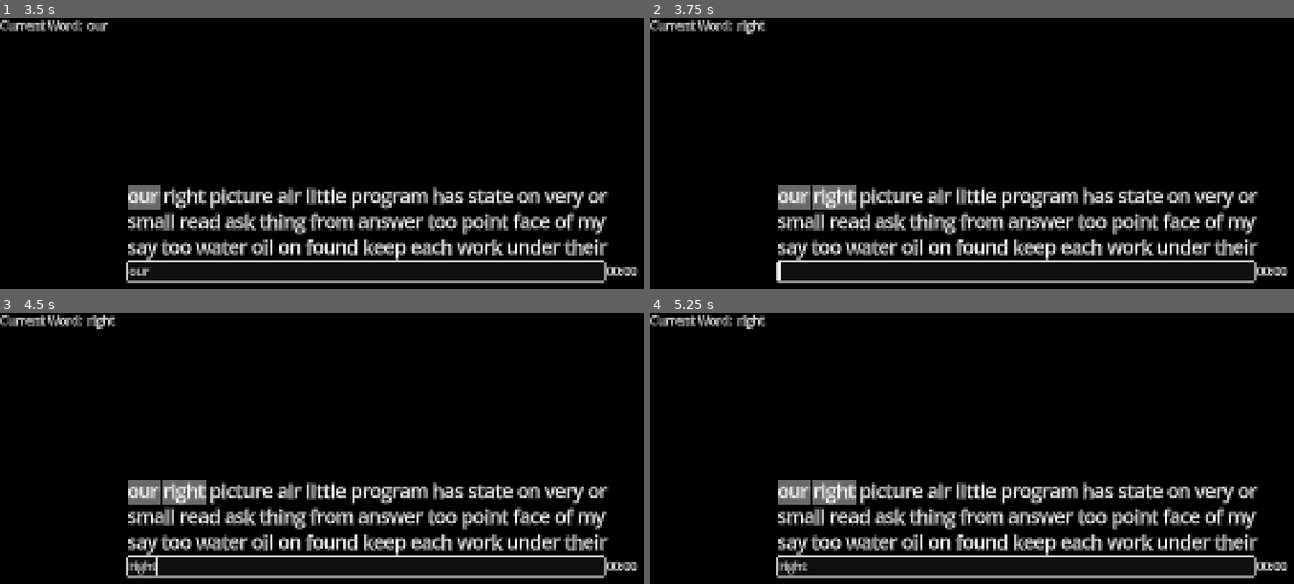
Above: before the commit, frames 1-4 (two rows, left to right).
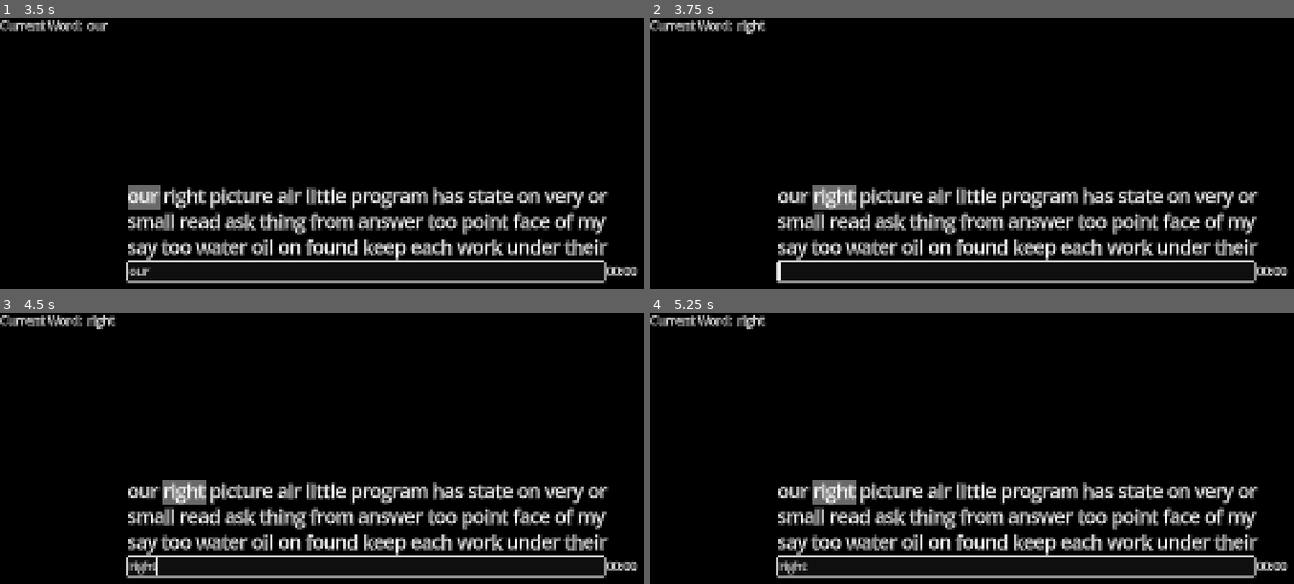
Above: after the commit, the same moments.

Repository: elensiel/typin-
Game: Godot game, scene res://scenes/main.tscn
Same seed, same stepped clock (60 frames per second), same inputs: the game is played once before the commit and once after it.
Inputs (mouse positions are in pixels of both pictures, inside the frame that each line leads up to):
- Up to frame 1 (3.5 s): click (367, 272) at 0.52 s; type "our" at 0.6 s; tap Enter at 1.25, 2.75 s; tap Space at 2 s
- Up to frame 2 (3.75 s): tap Space at 3.5 s
- Up to frame 3 (4.5 s): type "right" at 4.25 s
- Up to frame 4 (5.25 s): tap Enter at 5 s

Frame 1 is identical in both runs. In frame 2, 0.4% of the frame differs, in the area x 19-25%, y 61-71%; in frame 3, 0.4%; in frame 4, 0.4%.

Commit message:
fixed previous word tags

Diff:
--- a/globals/TextManager/text_manager.gd
+++ b/globals/TextManager/text_manager.gd
@@ -38,7 +38,7 @@
 	label.text = &""
 	add_text()
 
-func render_text(index: int = 0, correct: bool = true) -> void:
+func render_on_type(index: int = 0, correct: bool = true) -> void:
 	label.text = &""
 
 	if correct:
@@ -48,3 +48,14 @@
 
 	for word in current_text:
 		label.append_text(word + &" ")
+
+func render_on_submit(index: int, correct: bool) -> void:
+	label.text = &""
+
+	if correct:
+		current_text[index] = TypingManager.current_word
+	else:
+		current_text[index] = tag_helper.draw_underline(TypingManager.current_word)
+
+	for word in current_text:
+		label.append_text(word + &" ")
--- a/globals/TypingManager/typing_manager.gd
+++ b/globals/TypingManager/typing_manager.gd
@@ -10,11 +10,6 @@
 	print("TypingManager: Connecting " + str(node))
 	line_edit = node
 	line_edit.connect(&"text_changed", Callable.create(self, &"_on_line_edit_text_changed"))
-
-func evaluate(word: String) -> void:
-	if word_evaluator.is_word_correct(word, current_word):
-		return TextManager.render_text(pointer)
-	TextManager.render_text(pointer, false)
 
 func new_test() -> void:
 	pointer = 0
@@ -31,7 +26,7 @@
 
 	pointer += 1
 	current_word = TextManager.current_text[pointer]
-	TextManager.render_text(pointer)
+	TextManager.render_on_type(pointer)
 	ObjectReferences.debug_test.current_word_value.text = current_word # DEBUG
 
 func _on_line_edit_text_changed(new_text: String) -> void:
@@ -46,14 +41,16 @@
 
 	# submit and evaluate
 	if new_text.ends_with(&" "):
-		evaluate(new_text.trim_suffix(&" "))
+		var is_correct: bool = word_evaluator.is_word_correct(new_text.trim_suffix(&" "), current_word)
+		TextManager.render_on_submit(pointer, is_correct)
 		next_word()
 	# bandaid for the not submitting if typed too fast bug
 	elif new_text.contains(&" "):
 		var index := new_text.find(&" ")
-		evaluate(new_text.substr(0, index))
+		var is_correct: bool = word_evaluator.is_word_correct(new_text.substr(0, index), current_word)
+		TextManager.render_on_submit(pointer, is_correct)
 		next_word()
 		line_edit.insert_text_at_caret(new_text.substr(index + 1, new_text.length()))
 	# typing the word still
 	else:
-		TextManager.render_text(pointer, word_evaluator.is_typed_correct(new_text, current_word))
+		TextManager.render_on_type(pointer, word_evaluator.is_typed_correct(new_text, current_word))
--- a/globals/state_machine.gd
+++ b/globals/state_machine.gd
@@ -21,7 +21,7 @@
 func _handle_new() -> void:
 	TextManager.new_text()
 	TypingManager.new_test()
-	TextManager.render_text()
+	TextManager.render_on_type()
 
 func _handle_typing() -> void:pass
 	#TimerManager.start()
Not shown, changed: README.md
